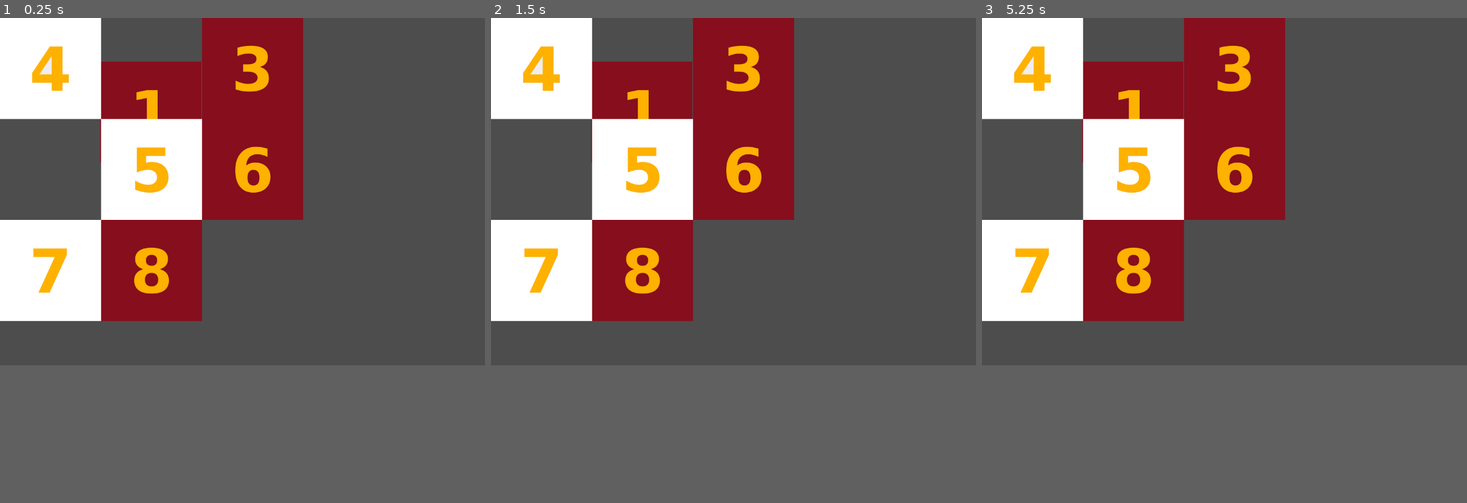
Above: before the commit, frames 1-3 (left to right).
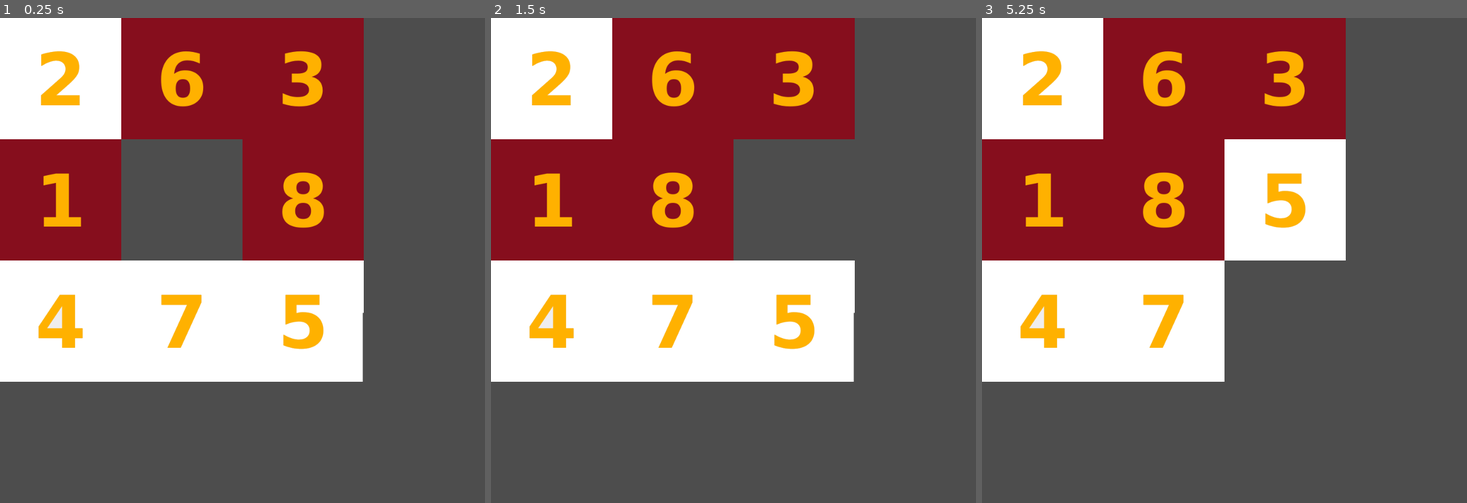
Above: after the commit, the same moments.

Repository: Luciotavares/8-Puzzle
Game: Godot game, scene res://node_2d.tscn
Same seed, same stepped clock (60 frames per second), same inputs: the game is played once before the commit and once after it.
Inputs (mouse positions are in pixels of both pictures, inside the frame that each line leads up to):
- Up to frame 1 (0.25 s): no input
- Up to frame 2 (1.5 s): tap Enter at 0.5 s; move the mouse to (840, 173) at 0.52 s; click (840, 173) at 0.67 s; tap Space at 1.25 s; move the mouse to (636, 207) at 1.27 s; click (636, 207) at 1.42 s
- Up to frame 3 (5.25 s): tap Enter at 2, 3.5 s; move the mouse to (1273, 115) at 2.02 s; click (1273, 115) at 2.17 s; tap Space at 2.75, 4.25 s; move the mouse to (1200, 260) at 2.77 s; click (1200, 260) at 2.92 s; move the mouse to (1370, 245) at 3.52 s; click (1370, 245) at 3.67 s; move the mouse to (1079, 139) at 4.27 s; click (1079, 139) at 4.42 s; move the mouse to (1248, 192) at 5.02 s; click (1248, 192) at 5.17 s
In our replay, the window is 800x573 before the commit and 800x800 after it. These sizes can differ from the game's own. Grey fills any space a smaller window leaves; there, only what the larger window draws over its background counts as a difference.

The runs differ from the first frame. In frame 1, 42% of the frame differs, in the area x 0-75%, y 0-75%; in frame 2, 37%; in frame 3, 35%.

Commit message:
Add files via upload

Diff:
--- /dev/null
+++ b/8puzzle/level2/level2.gd
@@ -0,0 +1,152 @@
+extends Node2D
+
+var board = [
+	[1, 2, 3, 4],
+	[5, 6, 7, 8],
+	[9, 10, 11, 12],
+	[13, 14, 15, 0]
+]
+
+func get_sprite(x):
+	match x:
+		1: return $p1
+		2: return $p2
+		3: return $p3
+		4: return $p4
+		5: return $p5
+		6: return $p6
+		7: return $p7
+		8: return $p8
+		9: return $p9
+		10: return $p10
+		11: return $p11
+		12: return $p12
+		13: return $p13
+		14: return $p14
+		15: return $p15
+		16: return $p16
+	return null
+
+func position_site(x):
+	var start_x = 150  # Aumentado para centralizar
+	var start_y = 150
+	var spacing = 250  # Aumentado para evitar sobreposição
+
+	var col = (x - 1) % 4
+	var row = (x - 1) / 4
+
+	return Vector2(
+		start_x + col * spacing,
+		start_y + row * spacing
+	)
+func plot_board():
+	# Esconde todas as peças primeiro
+	for i in range(1, 16):
+		var sprite = get_sprite(i)
+		if sprite:
+			sprite.visible = false
+
+	# Posiciona apenas as peças visíveis
+	var x = 0
+	for i in range(4):
+		for j in range(4):
+			x += 1
+			var piece = board[i][j]
+			if piece != 0:
+				var sprite = get_sprite(piece)
+				if sprite:
+					sprite.visible = true
+					sprite.global_position = position_site(x)
+
+func valid_movements():
+	var empty_pos = 0
+	for i in range(4):
+		for j in range(4):
+			empty_pos += 1
+			if board[i][j] == 0:
+				var valid = []
+				# Cima
+				if i > 0: valid.append(empty_pos - 4)
+				# Baixo
+				if i < 3: valid.append(empty_pos + 4)
+				# Esquerda
+				if j > 0: valid.append(empty_pos - 1)
+				# Direita
+				if j < 3: valid.append(empty_pos + 1)
+				return valid
+	return []
+
+func move(pos):
+	var valid = valid_movements()
+	if pos not in valid:
+		return
+
+	var empty_i = 0
+	var empty_j = 0
+	var piece_i = 0
+	var piece_j = 0
+	var x = 0
+
+	for i in range(4):
+		for j in range(4):
+			x += 1
+			if board[i][j] == 0:
+				empty_i = i
+				empty_j = j
+			if x == pos:
+				piece_i = i
+				piece_j = j
+
+	board[empty_i][empty_j] = board[piece_i][piece_j]
+	board[piece_i][piece_j] = 0
+	plot_board()
+	check_win()
+
+func find_piece_position(piece):
+	var x = 0
+	for i in range(4):
+		for j in range(4):
+			x += 1
+			if board[i][j] == piece:
+				return x
+	return -1
+
+func check_win():
+	var solution = [
+		[1, 2, 3, 4],
+		[5, 6, 7, 8],
+		[9, 10, 11, 12],
+		[13, 14, 15, 0]
+	]
+	if board == solution:
+		print("Parabéns! Você venceu!")
+
+func _ready():
+	# Garanta que o tabuleiro está visível apenas uma vez
+	plot_board()
+	# Embaralhar com 200 movimentos válidos
+	for i in range(200):
+		var moves = valid_movements()
+		if moves.size() > 0:
+			var rand_pos = moves[randi() % moves.size()]
+			move(rand_pos)
+	plot_board()  # Atualiza posições finais após embaralhamento
+
+func _input(event):
+	if event is InputEventMouseButton and event.pressed:
+		# Limpa seleções anteriores
+		get_tree().set_input_as_handled()
+
+		var mouse_pos = get_global_mouse_position()
+		for num in range(1, 16):
+			var sprite = get_sprite(num)
+			if sprite and sprite.visible:
+				var rect = Rect2(
+					sprite.global_position - Vector2(100, 100),
+					Vector2(200, 200)  # Área de clique maior
+				)
+				if rect.has_point(mouse_pos):
+					var pos = find_piece_position(num)
+					if pos != -1:
+						move(pos)
+						break  # Evita múltiplos cliques
--- /dev/null
+++ b/8puzzle/level2/level2.tscn
@@ -0,0 +1,86 @@
+[gd_scene load_steps=18 format=3 uid="uid://x7x3qh6ls5eu"]
+
+[ext_resource type="Script" path="res://level2/level2.gd" id="1_nmksn"]
+[ext_resource type="Texture2D" uid="uid://dmc4ffxlxpung" path="res://img/tile1.png" id="2_hw8b7"]
+[ext_resource type="Texture2D" uid="uid://bx55btfq35yq8" path="res://img/tile2.png" id="3_x581a"]
+[ext_resource type="Texture2D" uid="uid://dqlmsrki8skwh" path="res://img/tile3.png" id="4_lccbx"]
+[ext_resource type="Texture2D" uid="uid://dt8tttn4dkhem" path="res://img/tile4.png" id="5_aabpg"]
+[ext_resource type="Texture2D" uid="uid://bdlca3lil0r62" path="res://img/tile5.png" id="6_c6cvj"]
+[ext_resource type="Texture2D" uid="uid://hji4ia03d647" path="res://img/tile6.png" id="7_7lit4"]
+[ext_resource type="Texture2D" uid="uid://u6eckxurtfhw" path="res://img/tile7.png" id="8_vrhqk"]
+[ext_resource type="Texture2D" uid="uid://dwl77i5vacans" path="res://img/tile8.png" id="9_8bv4y"]
+[ext_resource type="Texture2D" uid="uid://br3bhqtc0us71" path="res://img/tile9.png" id="10_br23o"]
+[ext_resource type="Texture2D" uid="uid://dk1hbmbnheikk" path="res://img/tile10.png" id="11_ecjl3"]
+[ext_resource type="Texture2D" uid="uid://t6vdyks64klc" path="res://img/tile11.png" id="12_dt30e"]
+[ext_resource type="Texture2D" uid="uid://cppuxnpepxrop" path="res://img/tile12.png" id="13_pqums"]
+[ext_resource type="Texture2D" uid="uid://80jay56e25e3" path="res://img/tile13.png" id="14_5ac1d"]
+[ext_resource type="Texture2D" uid="uid://dbmsmkhep6k35" path="res://img/tile14.png" id="15_8gayb"]
+[ext_resource type="Texture2D" uid="uid://clirfubq75cy" path="res://img/tile15.png" id="16_hdar3"]
+[ext_resource type="Texture2D" uid="uid://bpp221541k0kq" path="res://img/empty.png" id="17_2anor"]
+
+[node name="Level2D" type="Node2D"]
+script = ExtResource("1_nmksn")
+
+[node name="p1" type="Sprite2D" parent="."]
+position = Vector2(125, 125)
+texture = ExtResource("2_hw8b7")
+
+[node name="p2" type="Sprite2D" parent="."]
+position = Vector2(375, 125)
+texture = ExtResource("3_x581a")
+
+[node name="p3" type="Sprite2D" parent="."]
+position = Vector2(625, 125)
+texture = ExtResource("4_lccbx")
+
+[node name="p4" type="Sprite2D" parent="."]
+position = Vector2(875, 125)
+texture = ExtResource("5_aabpg")
+
+[node name="p5" type="Sprite2D" parent="."]
+position = Vector2(125, 375)
+texture = ExtResource("6_c6cvj")
+
+[node name="p6" type="Sprite2D" parent="."]
+position = Vector2(375, 375)
+texture = ExtResource("7_7lit4")
+
+[node name="p7" type="Sprite2D" parent="."]
+position = Vector2(625, 375)
+texture = ExtResource("8_vrhqk")
+
+[node name="p8" type="Sprite2D" parent="."]
+position = Vector2(875, 375)
+texture = ExtResource("9_8bv4y")
+
+[node name="p9" type="Sprite2D" parent="."]
+position = Vector2(125, 625)
+texture = ExtResource("10_br23o")
+
+[node name="p10" type="Sprite2D" parent="."]
+position = Vector2(375, 625)
+texture = ExtResource("11_ecjl3")
+
+[node name="p11" type="Sprite2D" parent="."]
+position = Vector2(625, 625)
+texture = ExtResource("12_dt30e")
+
+[node name="p12" type="Sprite2D" parent="."]
+position = Vector2(875, 625)
+texture = ExtResource("13_pqums")
+
+[node name="p13" type="Sprite2D" parent="."]
+position = Vector2(125, 875)
+texture = ExtResource("14_5ac1d")
+
+[node name="p14" type="Sprite2D" parent="."]
+position = Vector2(375, 875)
+texture = ExtResource("15_8gayb")
+
+[node name="p15" type="Sprite2D" parent="."]
+position = Vector2(625, 875)
+texture = ExtResource("16_hdar3")
+
+[node name="p16" type="Sprite2D" parent="."]
+position = Vector2(875, 875)
+texture = ExtResource("17_2anor")
--- a/8puzzle/node_2d.gd
+++ b/8puzzle/node_2d.gd
@@ -57,28 +57,33 @@
 	return []
 
 func move(pos):
+	var valid = valid_movements()
+	if pos not in valid:
+		return  # Não faz nada se o movimento for inválido
+
+	var empty_pos = find_piece_position(0)
 	var x = 0
+	var piece_i = 0
+	var piece_j = 0
 	var empty_i = 0
 	var empty_j = 0
-	var piece_i = 0
-	var piece_j = 0
 
+	# Encontra as coordenadas da peça clicada e do espaço vazio
 	for i in range(3):
 		for j in range(3):
 			x += 1
-			if board[i][j] == 0:
+			if x == pos:
+				piece_i = i
+				piece_j = j
+			if x == empty_pos:
 				empty_i = i
 				empty_j = j
 
-			if x == pos:
-				piece_i = i
-				piece_j = j
-			if pos in valid_movements():
-				board[empty_i][empty_j] = board[piece_i][piece_j]
-				board[piece_i][piece_j] = 0
-				plot_board()
-				check_win()
-
+	# Troca as posições
+	board[empty_i][empty_j] = board[piece_i][piece_j]
+	board[piece_i][piece_j] = 0
+	plot_board()
+	check_win()
 func find_piece_position(piece):
 	var x = 0
 	for i in range(3):
@@ -91,6 +96,7 @@
 func check_win():
 	if board == [[1,2,3],[4,5,6],[7,8,0]]:
 		print("Parabéns!")
+
 
 func _ready():
 	# Embaralhar o tabuleiro com 100 movimentos válidos aleatórios
--- a/8puzzle/project.godot
+++ b/8puzzle/project.godot
@@ -17,8 +17,9 @@
 
 [display]
 
-window/size/viewport_width=1200
-window/size/viewport_height=860
+window/size/viewport_width=1000
+window/size/viewport_height=1000
+window/size/initial_position=Vector2i(500, 500)
 
 [rendering]
 
